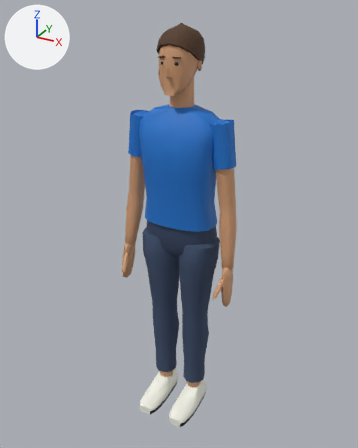
Two versions of the Blender file arte/fuentes/personajes/persona_adulto_a.blend, one commit apart.
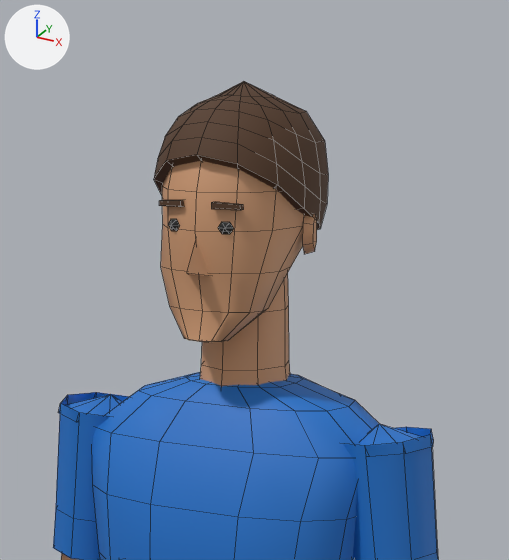
There are two pictures of each version: one whole from a camera (50 mm lens) standing at (0.96, -1.757, 1.826) and looking at (0.001, -0.013, 0.954), one close up on the part from 32% to 71% of the width and 0% to 35% of the height. Lighting does not change. The marker at upper left points along +X, +Y and +Z. The last two pictures show the newer version. The close-ups show mesh edges as thin lines.

In view in the first close-up: 'pelo', 'persona_adulto_a_cuerpo'.
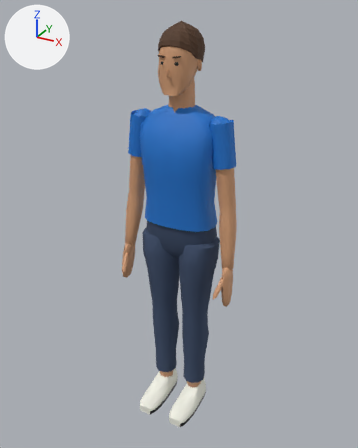
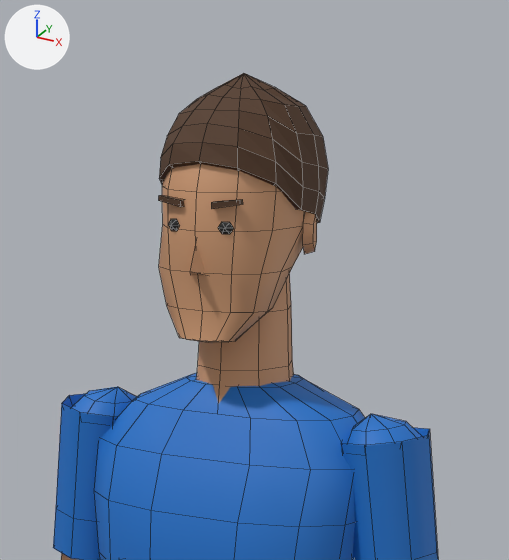
Pixel boxes (x1, y1, x2, y2) of what changed, in the close-ups (509 x 560 px; the box of a moved part takes in the faces that stretch with it):
'persona_adulto_a_cuerpo', reshaped: before (53, 161, 438, 560); after (53, 164, 438, 560)
'pelo', reshaped: before (154, 81, 328, 230); after (159, 73, 328, 223)
part 1 of me_persona_adulto_a_cuerpo, moved or reshaped: before (58, 241, 434, 560); after (62, 244, 430, 560)

Diff of the bpy script that builds the scene:
```diff
--- a/arte/fuentes/personajes/persona_adulto_a.blend.py
+++ b/arte/fuentes/personajes/persona_adulto_a.blend.py
@@ me_persona_adulto_a_cuerpo @@
 # used by ob_persona_adulto_a_cuerpo; location = (0.0, 0.0, 0.0)
-me_persona_adulto_a_cuerpo.from_pydata(...)  # 1069 vertices, 1116 faces; spans x -0.27..0.27, y -0.2..0.11, z 0.0..1.75
+me_persona_adulto_a_cuerpo.from_pydata(...)  # 1085 vertices, 1132 faces; spans x -0.27..0.27, y -0.2..0.11, z 0.0..1.75
+# me_persona_adulto_a_cuerpo part 1
+# 4 vertices are removed from x -0.17..0.17, y -0.08..0.0, z 1.43..1.58
+# 22 faces are deleted
+# 16 vertices in x -0.12..0.12, y -0.08..0.09, z 1.4..1.44 move by (0.0, 0.0, -0.01)
+# 7 vertices in x -0.02..0.23, y -0.1..0.09, z 1.33..1.51 move by (-0.01, 0.0, 0.0)
+# 7 vertices in x -0.23..0.02, y -0.1..0.09, z 1.33..1.51 move by (0.01, 0.0, 0.0)
+# 4 vertices in x -0.13..0.19, y -0.04..0.05, z 1.4..1.44 move by (-0.01, 0.0, -0.01)
+# 4 vertices in x -0.19..0.13, y -0.04..0.05, z 1.4..1.44 move by (0.01, 0.0, -0.01)
+# 17 vertices move within x -0.16..0.16, y -0.11..0.08, z 1.33..1.59
+# 20 vertices are added at x -0.2..0.2, y -0.08..0.03, z 1.42..1.58
+# 6 new faces join them, mat_m_piel2 (brown #d19c74)
+# 32 new faces join them, mat_m_azulacento (blue #1a73cc)
 me_persona_adulto_a_cuerpo.materials.append(mat_m_piel2)
@@ me_pelo @@
 # used by ob_pelo; parent = ob_punto_pelo; location = (0.0, 0.0, 0.0)
-me_pelo.from_pydata(...)  # 100 vertices, 112 faces; spans x -0.085..0.085, y -0.104..0.1, z 0.064..0.223
+me_pelo.from_pydata(...)  # 100 vertices, 112 faces; spans x -0.083..0.083, y -0.1..0.099, z 0.068..0.231
+# me_pelo part 2: 97 of 100 vertices moved; they spanned x -0.085..0.085, y -0.104..0.1, z 0.064..0.223 and now span x -0.083..0.083, y -0.1..0.099, z 0.069..0.231; mean shift (0.0, 0.0, 0.004); largest move (-0.009, -0.027, 0.21) -> (-0.01, -0.029, 0.22)
 me_pelo.materials.append(mat_m_pelocastano)
```
